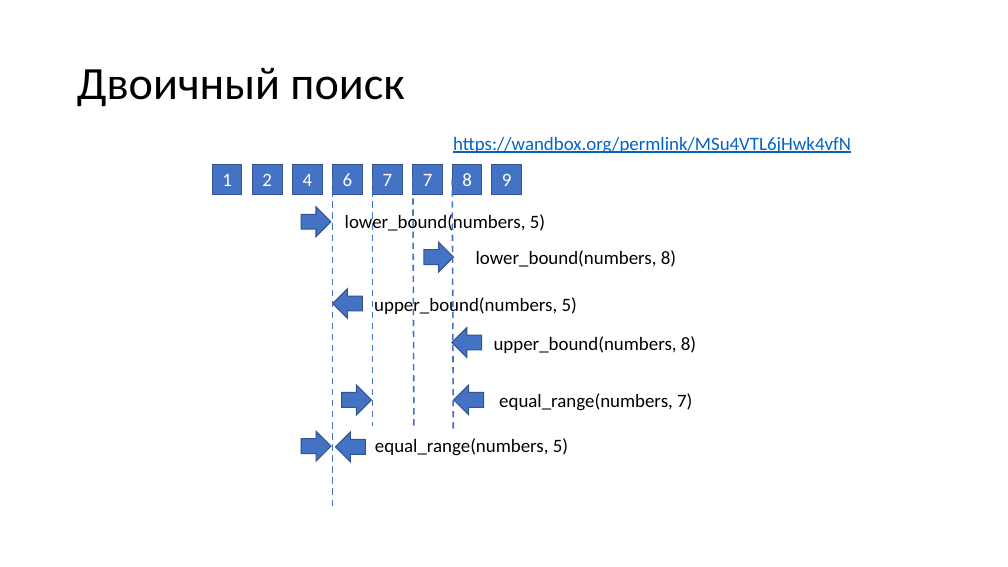
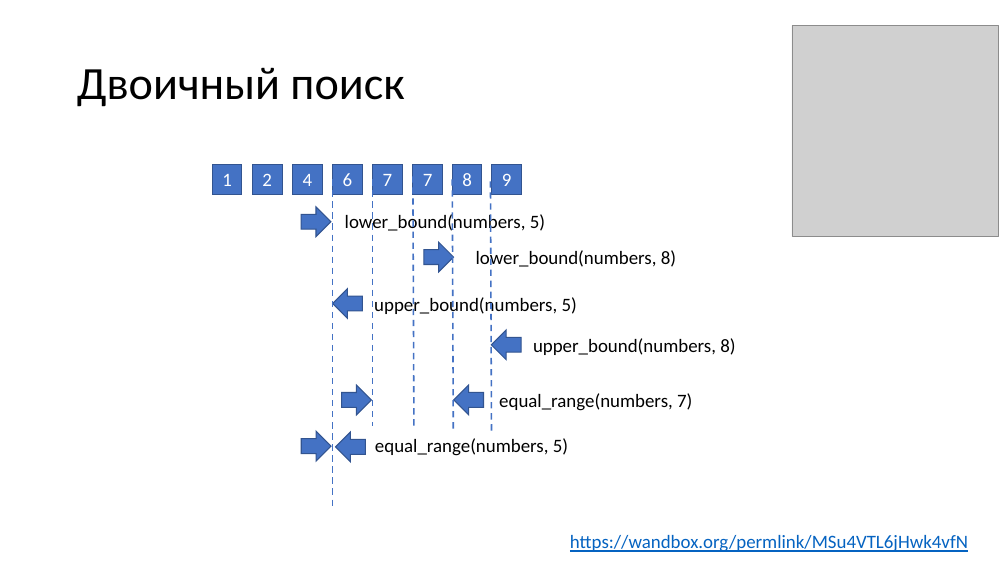
Before and after one commit to alexey-malov/oop, a slide deck: slide 83 of lectures/01/Стандартная библиотека.pptx (slide 81 before the commit). Drawn at 1008x567 pixels with LibreOffice and Linux fonts; fonts in the diff are those of the drawing; grey boxes stand for pictures. Boxes give left, top, right and bottom in pixels: in the first picture for what was removed or moved away, otherwise in the second. Text is boxed around its words. In the diff, an @@ line names an element or a change of style, - is before the commit and + after.

```diff
--- a/lectures/01/Стандартная библиотека.pptx
+++ b/lectures/01/Стандартная библиотека.pptx
@@ picture added at (x1=792, y1=26, x2=998, y2=237) @@
@@ line added from (491, 181) to (492, 434), #4472C4 1.5 pt dashed @@
@@ down arrow moved from (x1=452, y1=327, x2=482, y2=357) to (x1=492, y1=330, x2=521, y2=359) @@
@@ text "upper_bound(numbers, 8)" moved from (x1=494, y1=336, x2=696, y2=353) to (x1=533, y1=338, x2=735, y2=355) @@
@@ text "https://wandbox.org/permlink/MSu4VTL6jHwk4vfN" moved from (x1=453, y1=137, x2=851, y2=154) to (x1=570, y1=535, x2=968, y2=552) @@
```
Also in this commit, not shown: 7 other slides changed, 2 slides added.
